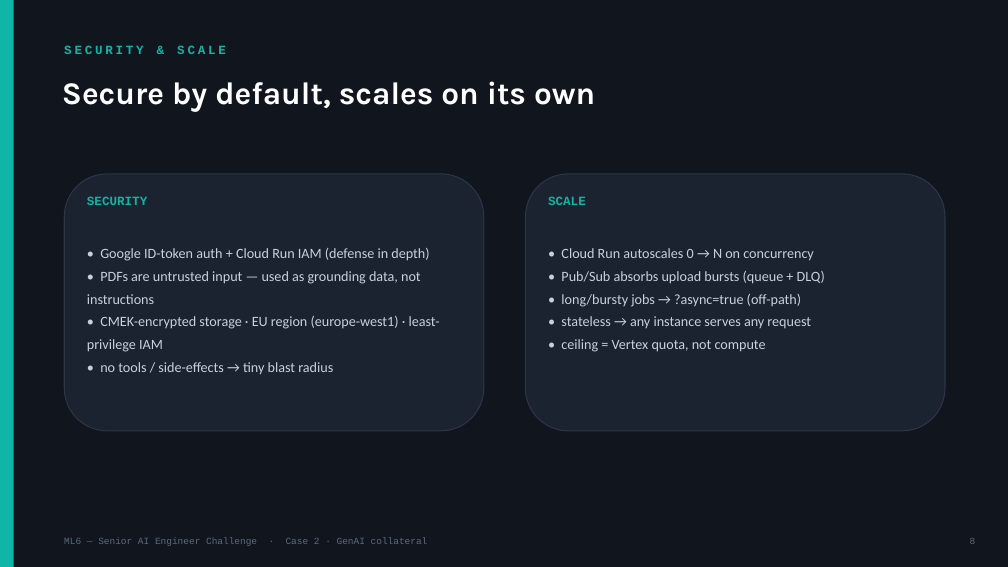
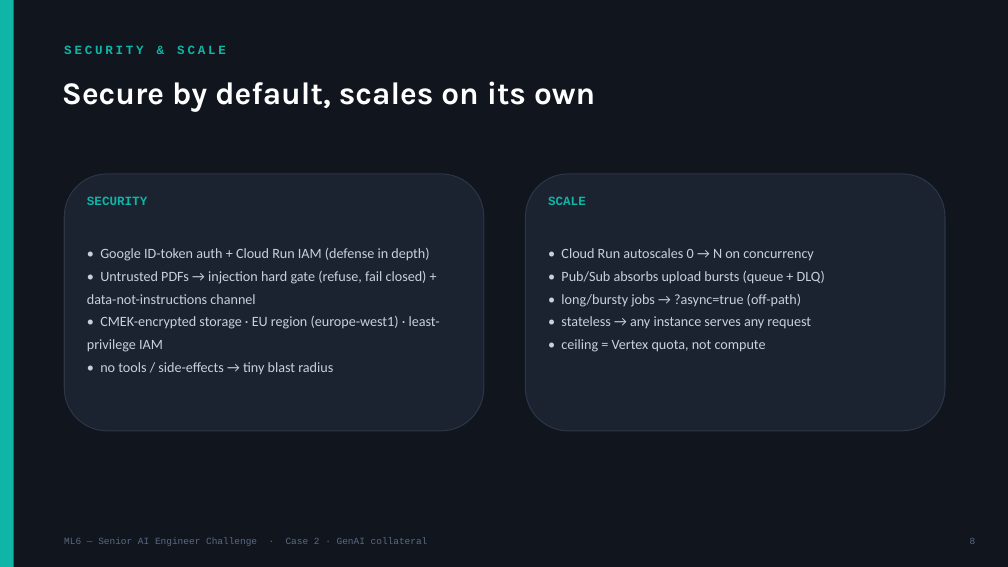
Before and after one commit to yashgpt2894/genai-marketing-collateral, a slide deck: slide 8 of Case2_GenAI_Collateral.pptx. Drawn at 1008x567 pixels with LibreOffice and Linux fonts; fonts in the diff are those of the drawing. Boxes give left, top, right and bottom in pixels: in the first picture for what was removed or moved away, otherwise in the second. Text is boxed around its words. In the diff, an @@ line names an element or a change of style, - is before the commit and + after.

```diff
--- a/Case2_GenAI_Collateral.pptx
+++ b/Case2_GenAI_Collateral.pptx
@@ text at <box>87,271,427,304</box>: text changed @@
-• PDFs are untrusted input — used as grounding data, not instructions
+• Untrusted PDFs → injection hard gate (refuse, fail closed) + data-not-instructions channel
```
Also in this commit, not shown: 1 other slide changed, 8 other files.
